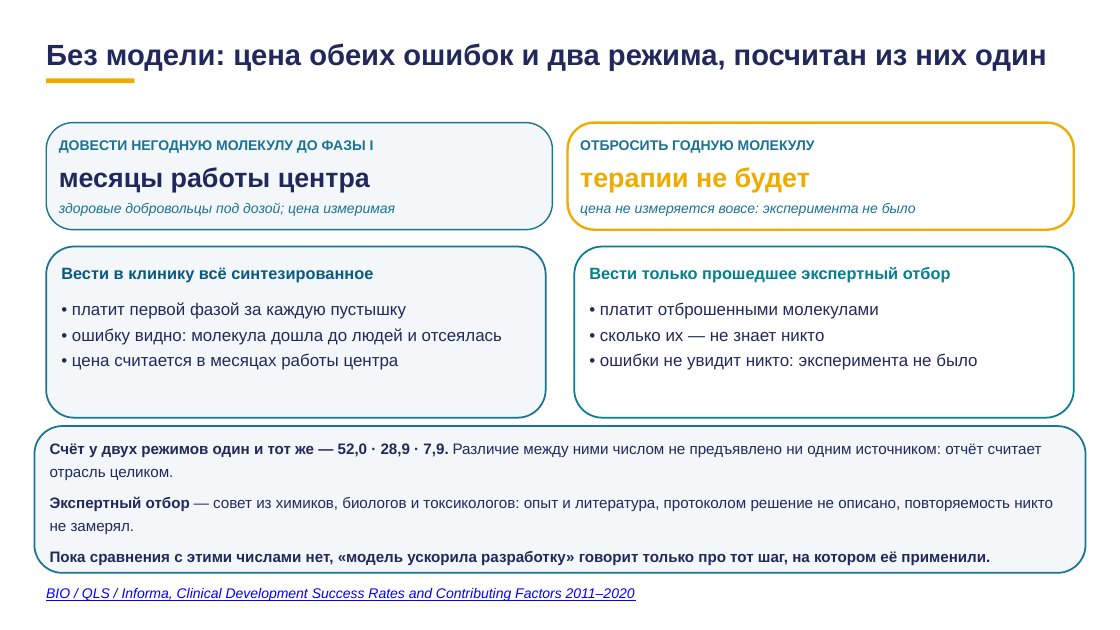
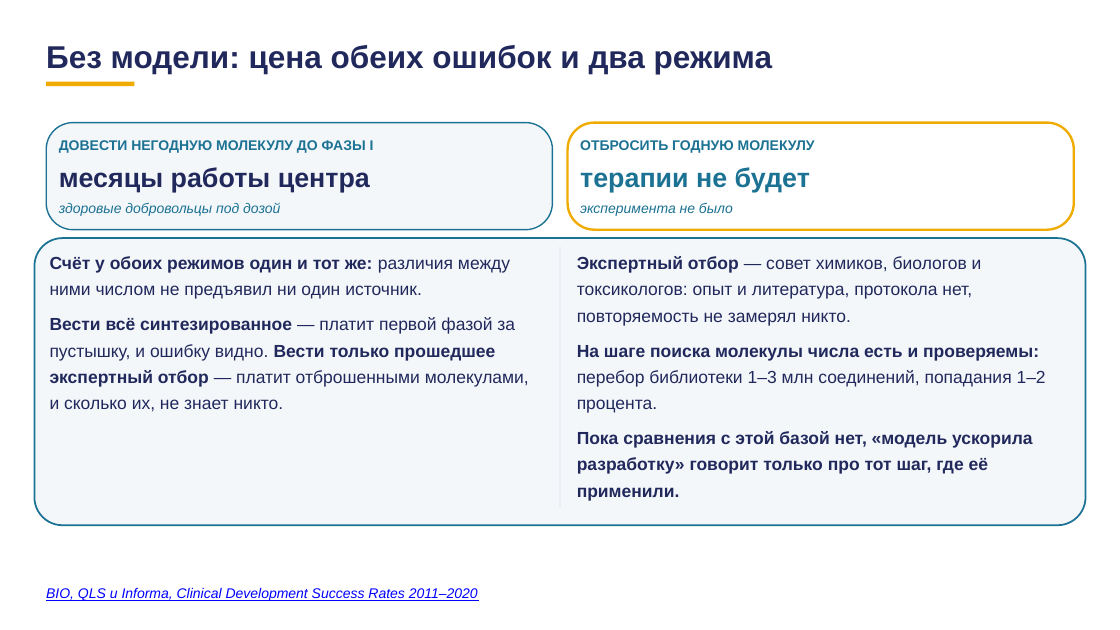
Before and after one commit to tellina-study/AI-usage-lessons, a slide deck: slide 89 of library/lectures/lec-07/rework/deck/lec-07-karkas.pptx (slide 90 before the commit). Drawn at 1120x630 pixels with LibreOffice and Linux fonts; fonts in the diff are those of the drawing. Boxes give left, top, right and bottom in pixels: in the first picture for what was removed or moved away, otherwise in the second. Text is boxed around its words. In the diff, an @@ line names an element or a change of style, - is before the commit and + after.

```diff
--- a/library/lectures/lec-07/rework/deck/lec-07-karkas.pptx
+++ b/library/lectures/lec-07/rework/deck/lec-07-karkas.pptx
@@ text at <box>46,45,772,74</box>: text changed; size 25 to 27 pt @@
-Без модели: цена обеих ошибок и два режима, посчитан из них один
+Без модели: цена обеих ошибок и два режима
@@ rectangle: place and size @@
-rectangle at <box>46,78,134,83</box>
+rectangle at <box>46,82,134,87</box>
@@ text "терапии не будет" at <box>580,167,810,193</box>: text colour #F0AB00 to #1C7293 @@
@@ text at <box>59,203,280,216</box>: text changed @@
-здоровые добровольцы под дозой; цена измеримая
+здоровые добровольцы под дозой
@@ text at <box>580,203,733,216</box>: text changed @@
-цена не измеряется вовсе: эксперимента не было
+эксперимента не было
@@ rounded rectangle: place and size @@
-rounded rectangle at <box>46,246,546,418</box>
+rounded rectangle at <box>34,238,1086,525</box>
@@ rounded rectangle at <box>34,238,1086,525</box>: proportions changed @@
@@ text at <box>50,256,529,412</box>: text changed; size 14 to 15 pt; text colour #065A82 to #21295C; bold off @@
-Вести в клинику всё синтезированное
+Счёт у обоих режимов один и тот же: различия между ними числом не предъявил ни один источник.
+Вести всё синтезированное — платит первой фазой за пустышку, и ошибку видно. Вести только прошедшее экспертный отбор — платит отброшенными молекулами, и сколько их, не знает никто.
@@ rectangle added at <box>560,246,560,508</box>, fill #D9E2EC @@
@@ rounded rectangle removed at <box>575,246,1075,418</box> @@
@@ text at <box>577,256,1046,501</box>: text changed; size 13 to 15 pt @@
-Счёт у двух режимов один и тот же — 52,0 · 28,9 · 7,9. Различие между ними числом не предъявлено ни одним источником: отчёт считает отрасль целиком.
-Экспертный отбор — совет из химиков, биологов и токсикологов: опыт и литература, протоколом решение не описано, повторяемость никто не замерял.
-Пока сравнения с этими числами нет, «модель ускорила разработку» говорит только про тот шаг, на котором её применили.
+Экспертный отбор — совет химиков, биологов и токсикологов: опыт и литература, протокола нет, повторяемость не замерял никто.
+На шаге поиска молекулы числа есть и проверяемы: перебор библиотеки 1–3 млн соединений, попадания 1–2 процента.
+Пока сравнения с этой базой нет, «модель ускорила разработку» говорит только про тот шаг, где её применили.
@@ text removed at <box>589,267,951,283</box> @@
-Вести только прошедшее экспертный отбор
@@ text removed at <box>72,302,502,370</box> @@
-• платит первой фазой за каждую пустышку
-• ошибку видно: молекула дошла до людей и отсеялась
-• цена считается в месяцах работы центра
@@ text removed at <box>600,302,977,370</box> @@
-• платит отброшенными молекулами
-• сколько их — не знает никто
-• ошибки не увидит никто: эксперимента не было
@@ rounded rectangle removed at <box>34,426,1086,573</box> @@
@@ text at <box>46,588,478,601</box>: text changed @@
-BIO / QLS / Informa, Clinical Development Success Rates and Contributing Factors 2011–2020
+BIO, QLS и Informa, Clinical Development Success Rates 2011–2020
```
Also in this commit, not shown: 77 other slides changed, 23 slides added, 24 slides removed, 1 other file.
